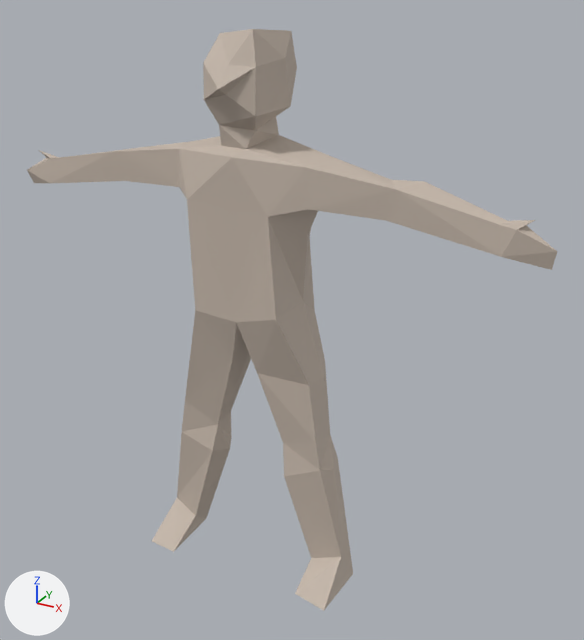
An edit to the FBX model ggj-2019/Assets/Graphics/Models/Ludek.fbx, drawn before and after from the same camera.
Camera for both pictures: a 50 mm camera at (1.4, -2.26, 2.16) aimed at (0.12, 0.06, 1.01). Arrows for +X, +Y and +Z are at lower left; the lights stay in place. Vertices at the same position are counted once.

Names of what the first picture shows: 'Ludek'.
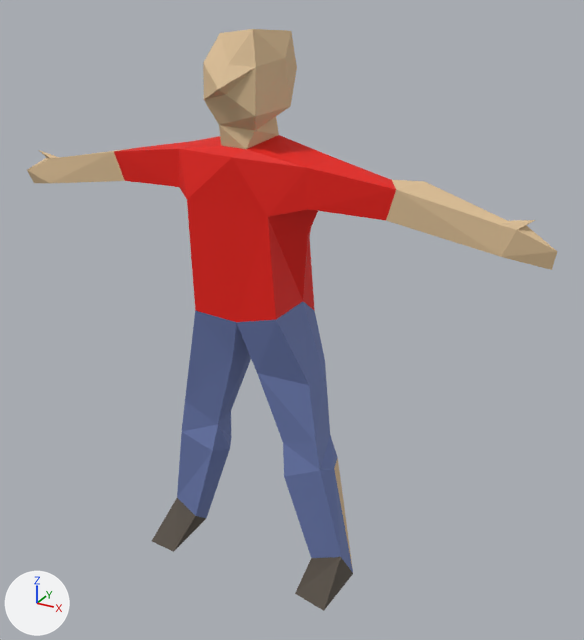
What differs and where, as boxes (x1, y1, x2, y2) in the pictures (584 x 640 px):
'Ludek', recoloured: (27, 29, 557, 611) in both
part 1 of me_ludek, recoloured (grey to red): (114, 135, 396, 322) in both
part 2 of me_ludek, recoloured (grey to blue): (177, 302, 353, 573) in both
part 3 of me_ludek, recoloured: (152, 498, 353, 611) in both

Patch to the scene script:
```diff
--- a/ggj-2019/Assets/Graphics/Models/Ludek.fbx.py
+++ b/ggj-2019/Assets/Graphics/Models/Ludek.fbx.py
@@ mat_ludek @@
 mat_ludek = principled_material('Ludek')
-mat_ludek.base_color = (0.56, 0.475, 0.403)  # light grey #c5b7aa
+mat_ludek.base_color = (0.723, 0.521, 0.301)  # beige #ddbf95
 mat_ludek.roughness = 0.69
@@ mat_spodnie @@
+mat_spodnie = principled_material('Spodnie')
+mat_spodnie.base_color = (0.154, 0.206, 0.448)  # blue #6d7db3
+mat_spodnie.roughness = 0.69
@@ mat_buty @@
+mat_buty = principled_material('Buty')
+mat_buty.base_color = (0.0766, 0.0589, 0.041)  # brown #4e4539
+mat_buty.roughness = 0.69
@@ mat_koszula @@
+mat_koszula = principled_material('Koszula')
+mat_koszula.base_color = (0.8, 0.00583, 0.0)  # red #e71200
+mat_koszula.roughness = 0.69
@@ me_ludek @@
 me_ludek.from_pydata(...)  # 129 vertices, 254 faces; spans x -1.03..1.0, y -0.2..0.14, z 0.0..1.99
 # used by ob_ludek; location = (0.0, 0.0, 0.0)
+# me_ludek part 1: all 65 faces centred in x -0.43..0.43, y -0.12..0.12, z 1.13..1.64 switch from mat_ludek (light grey #c5b7aa) to mat_koszula (red #e71200)
+# me_ludek part 2: 83 of the faces centred in x -0.36..0.37, y -0.11..0.13, z 0.17..1.03 switch from mat_ludek (light grey #c5b7aa) to mat_spodnie (blue #6d7db2)
+# me_ludek part 3: all 18 faces centred in x -0.39..0.39, y -0.14..0.04, z 0.0..0.1 switch from mat_ludek (light grey #c5b7aa) to mat_buty (brown #4e4539)
```
